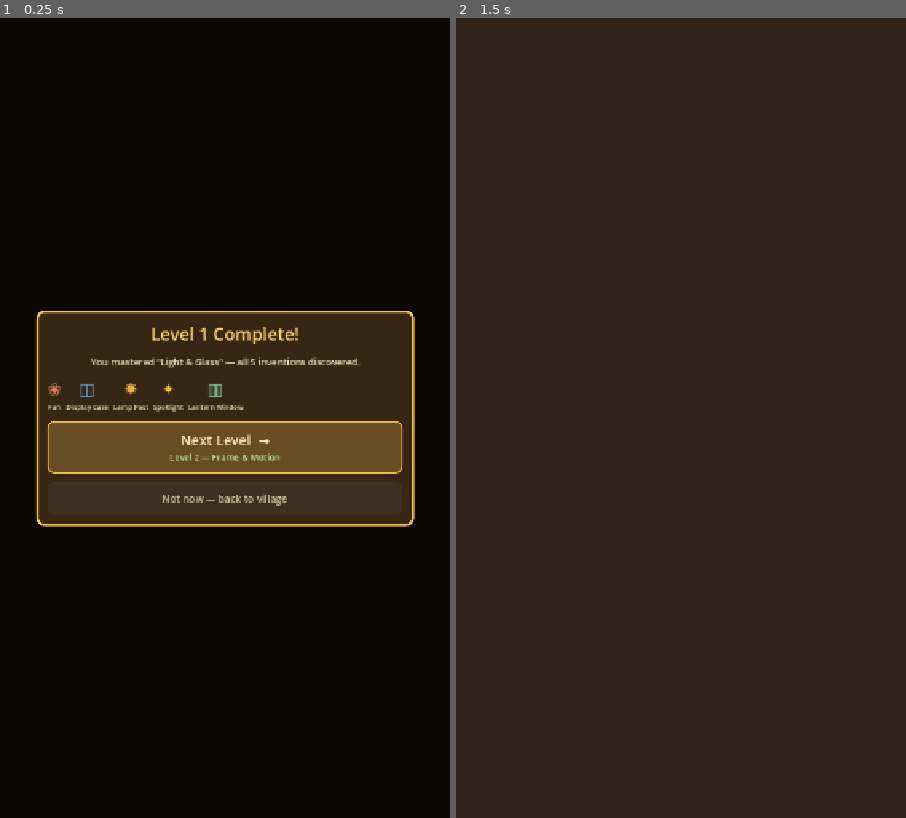
Above: before the commit, frames 1-2 (left to right).
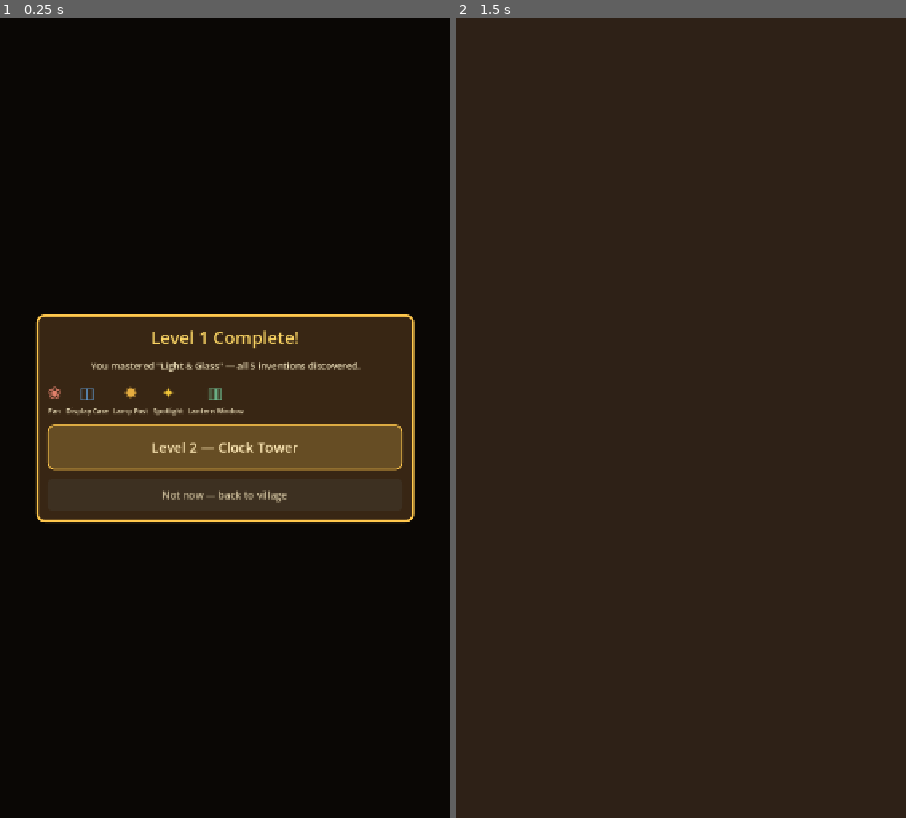
Above: after the commit, the same moments.

Repository: JFun/tinker-lab
Game: Godot game, scene res://scenes/level_complete.tscn
Same seed, same stepped clock (60 frames per second), same inputs: the game is played once before the commit and once after it. This scene is started directly instead of the project's main scene.
Inputs (mouse positions are in pixels of both pictures, inside the frame that each line leads up to):
- Up to frame 1 (0.25 s): no input
- Up to frame 2 (1.5 s): click (681, 450) at 0.52 s; tap Enter at 1.25 s; move the mouse to (780, 378) at 1.27 s; click (780, 378) at 1.42 s

The runs differ from the first frame. In frame 1, 4.6% of the frame differs, in the area x 7-93%, y 36-64%; in frame 2, nothing differs.

Commit message:
Simplify level-complete CTA to a single building-named line
Three pieces of Qi feedback on the primary button:
1. The trailing "→" arrow felt unnecessary — dropped.
2. "Next Level" + "Level 2 —" double-named the level — collapsed into one
   line "Level N — <Building>".
3. The modal showed the abstract level theme ("Frame & Motion"), which
   mismatched the village hub that labels levels by building. Now uses
   Npcs.by_level(next).building_label ("Clock Tower") for consistency.

Co-Authored-By: Claude Opus 4.7 <noreply@anthropic.com>

Diff:
--- a/scenes/level_complete.gd
+++ b/scenes/level_complete.gd
@@ -90,42 +90,26 @@
 	# bottom tab bar and would hard-force the player forward.
 	if level_idx + 1 < Items.LEVELS.size():
 		var next_lvl: Dictionary = Items.LEVELS[level_idx + 1]
-		# Primary CTA — the hero. ONE button (no separate preview label above it):
-		# a bold "Next Level →" verb line with the destination name as a smaller
-		# second line underneath, so it's a single tap-target carrying full info.
-		# Warm gold-bordered fill so it clearly out-ranks the secondary button below.
+		# Name the destination by its BUILDING (e.g. "Clock Tower"), matching the
+		# village hub's labels — NOT the abstract level theme ("Frame & Motion"),
+		# which confused players who'd just seen the building name on the homepage.
+		var next_npc = Npcs.by_level(level_idx + 1)
+		var next_name: String = next_npc.building_label if next_npc != null \
+			else String(next_lvl.name)
+		# Primary CTA — the hero. A SINGLE line "Level N — <Building>": no "Next"
+		# prefix (the gold styling + subdued "Not now" button below already mark
+		# this as the go-forward action) and no trailing arrow. Warm gold-bordered
+		# fill so it clearly out-ranks the secondary button.
 		var go_next := Button.new()
-		go_next.custom_minimum_size = Vector2(0, 84)
+		go_next.text = "Level %d — %s" % [level_idx + 2, next_name]
+		go_next.add_theme_font_size_override("font_size", 22)
+		go_next.add_theme_color_override("font_color", Color(1.0, 0.92, 0.72))
+		go_next.custom_minimum_size = Vector2(0, 72)
 		_style_button(go_next, Color(0.40, 0.30, 0.14), Color(1.0, 0.78, 0.30), 2)
 		go_next.pressed.connect(func():
 			advance_to_next.emit()
 			queue_free())
 		v.add_child(go_next)
-
-		# Two-line label stack drawn ON TOP of the button. Mouse-ignore so taps fall
-		# through to the Button beneath. Full-rect + centered so it sits in the button.
-		var go_box := VBoxContainer.new()
-		go_box.mouse_filter = Control.MOUSE_FILTER_IGNORE
-		go_box.alignment = BoxContainer.ALIGNMENT_CENTER
-		go_box.add_theme_constant_override("separation", 2)
-		go_box.set_anchors_and_offsets_preset(Control.PRESET_FULL_RECT)
-		go_next.add_child(go_box)
-
-		var go_verb := Label.new()
-		go_verb.text = "Next Level  →"
-		go_verb.mouse_filter = Control.MOUSE_FILTER_IGNORE
-		go_verb.add_theme_font_size_override("font_size", 22)
-		go_verb.add_theme_color_override("font_color", Color(1.0, 0.92, 0.72))
-		go_verb.horizontal_alignment = HORIZONTAL_ALIGNMENT_CENTER
-		go_box.add_child(go_verb)
-
-		var go_dest := Label.new()
-		go_dest.text = "Level %d — %s" % [level_idx + 2, next_lvl.name]
-		go_dest.mouse_filter = Control.MOUSE_FILTER_IGNORE
-		go_dest.add_theme_font_size_override("font_size", 14)
-		go_dest.add_theme_color_override("font_color", Color(0.80, 1.0, 0.65))
-		go_dest.horizontal_alignment = HORIZONTAL_ALIGNMENT_CENTER
-		go_box.add_child(go_dest)
 
 		# Secondary action — a real button now (per Qi), but deliberately subdued:
 		# dark fill, no accent border, shorter, muted text. Clearly subordinate to
